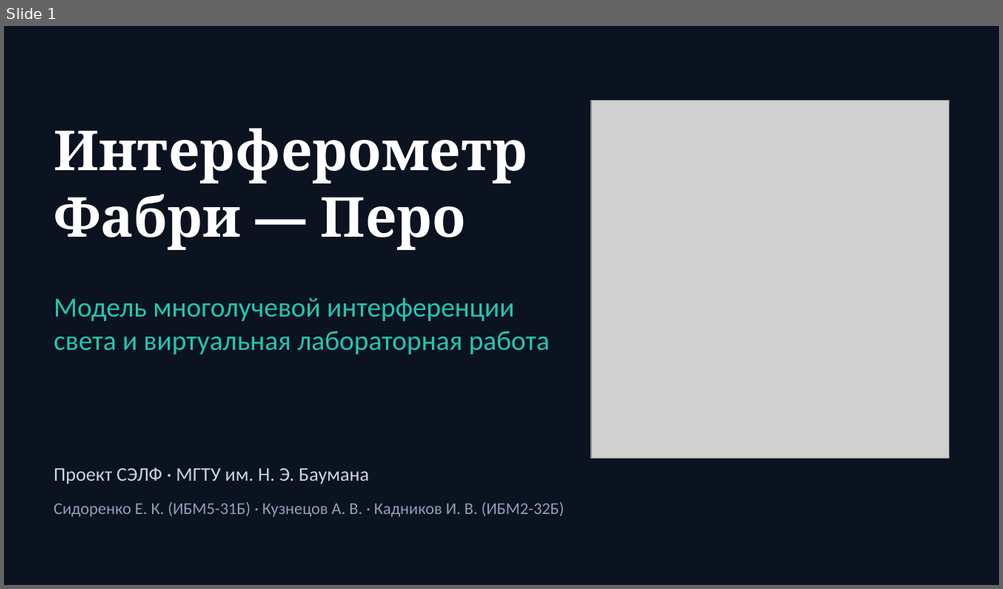
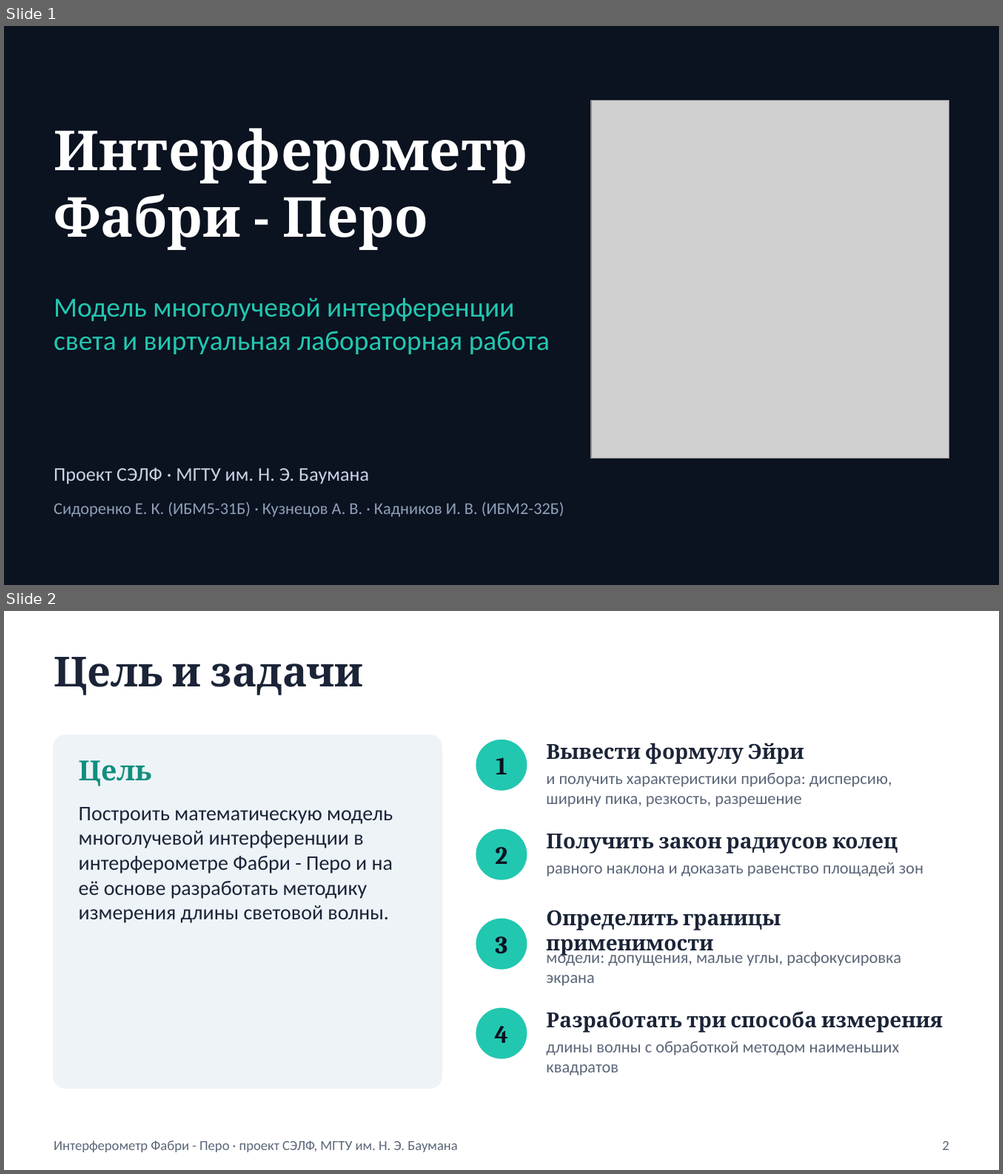
Before and after one commit to rookspooks-blip/fabry-pertotq, a slide deck: docs/politehnika/prezentaciya.pptx. Shown one above the other, each under a label of ours: slide 1 before the commit, slides 1 and 2 after it. The pictures are 1003x589 and 1003x1174 pixels, drawn with LibreOffice and Linux fonts; fonts in the diff are those of the drawing; grey boxes stand for pictures. Boxes give left, top, right and bottom in pixels: in the first picture for what was removed or moved away, otherwise in the second. Text is boxed around its words. In the diff, an @@ line names an element or a change of style, - is before the commit and + after.

```diff
--- a/docs/politehnika/prezentaciya.pptx
+++ b/docs/politehnika/prezentaciya.pptx
@@ slide 2 added at <box>4,611,999,1170</box>, background #FFFFFF @@
@@ text added at <box>54,657,363,695</box>, 30 pt, text #1B2437, bold @@
+Цель и задачи
@@ rounded rectangle added at <box>54,735,441,1088</box>, fill #EEF3F8, outline #EEF3F8 1 pt @@
@@ ellipse added at <box>476,741,526,790</box>, fill #22C7B0, outline #22C7B0 1 pt @@
@@ text added at <box>546,743,804,764</box>, 15 pt, text #1B2437, bold @@
+Вывести формулу Эйри
@@ text added at <box>79,760,152,786</box>, 20 pt, text #0F8F7E, bold @@
+Цель
@@ text added at <box>495,758,506,775</box>, 18 pt, text #0B1220, bold @@
+1
@@ text added at <box>546,773,892,807</box>, 12 pt, text #5B6678 @@
+и получить характеристики прибора: дисперсию, ширину пика, резкость, разрешение
@@ text added at <box>79,807,392,923</box>, 15 pt, text #1B2437 @@
+Построить математическую модель многолучевой интерференции в интерферометре Фабри - Перо и на её основе разработать методику измерения длины световой волны.
@@ ellipse added at <box>476,830,526,880</box>, fill #22C7B0, outline #22C7B0 1 pt @@
@@ text added at <box>495,847,507,864</box>, 18 pt, text #0B1220, bold @@
+2
@@ text added at <box>546,834,897,854</box>, 15 pt, text #1B2437, bold @@
+Получить закон радиусов колец
@@ text added at <box>546,863,923,877</box>, 12 pt, text #5B6678 @@
+равного наклона и доказать равенство площадей зон
@@ ellipse added at <box>476,920,526,969</box>, fill #22C7B0, outline #22C7B0 1 pt @@
@@ text added at <box>546,910,780,957</box>, 15 pt, text #1B2437, bold @@
+Определить границы применимости
@@ text added at <box>495,937,507,954</box>, 18 pt, text #0B1220, bold @@
+3
@@ text added at <box>546,949,901,986</box>, 12 pt, text #5B6678 @@
+модели: допущения, малые углы, расфокусировка экрана
@@ ellipse added at <box>476,1009,526,1059</box>, fill #22C7B0, outline #22C7B0 1 pt @@
@@ text added at <box>495,1026,509,1043</box>, 18 pt, text #0B1220, bold @@
+4
@@ text added at <box>546,1011,942,1033</box>, 15 pt, text #1B2437, bold @@
+Разработать три способа измерения
@@ text added at <box>546,1042,899,1076</box>, 12 pt, text #5B6678 @@
+длины волны с обработкой методом наименьших квадратов
@@ text added at <box>54,1141,458,1153</box>, 10 pt, text #5B6678 @@
+Интерферометр Фабри - Перо · проект СЭЛФ, МГТУ им. Н. Э. Баумана
@@ text added at <box>942,1142,948,1150</box>, 10 pt, text #5B6678 @@
+2
@@ slide 1 changed as well @@
@@ text at <box>54,194,428,250</box>: text changed @@
-Фабри — Перо
+Фабри - Перо
```
Also in this commit, not shown: 6 other slides changed, 1 slide removed, 3 other files.
